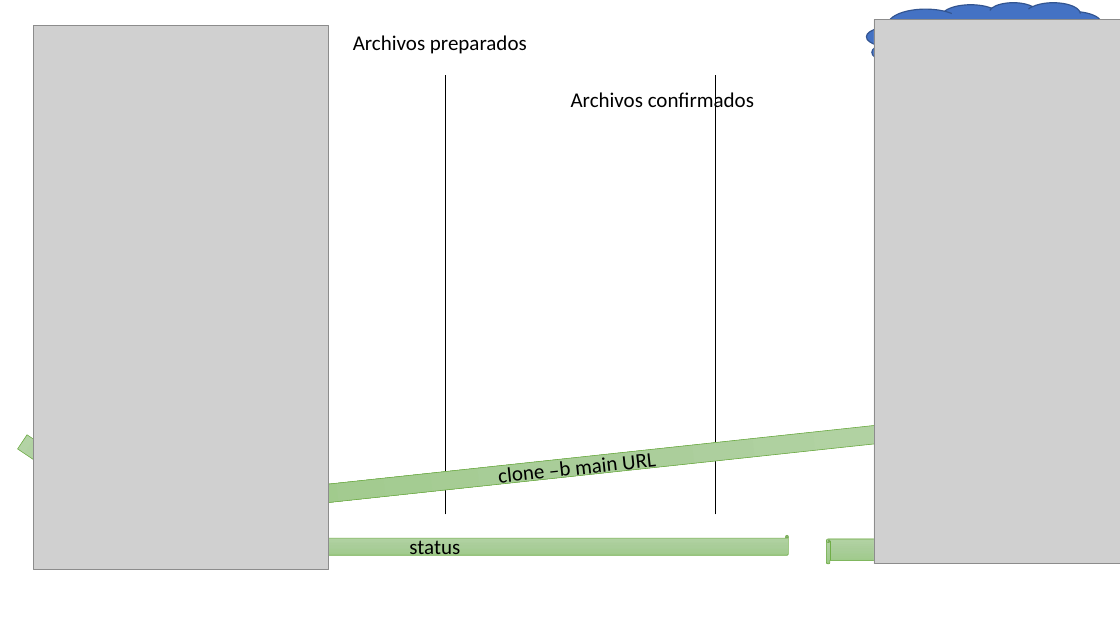
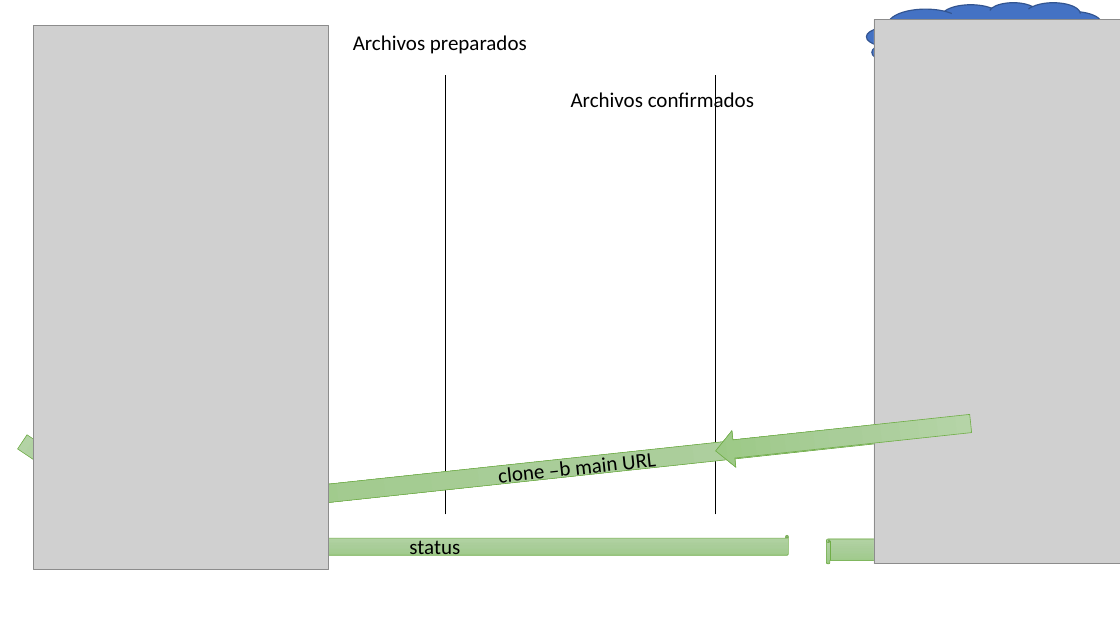
Before and after one commit to GerardoMunoz/progit2-es, a slide deck: slide 1 of jupyter-summary/imagenes.pptx. Drawn at 1120x630 pixels with LibreOffice and Linux fonts; fonts in the diff are those of the drawing; grey boxes stand for pictures; background and template pictures are left out. Boxes give left, top, right and bottom in pixels: in the first picture for what was removed or moved away, otherwise in the second. Text is boxed around its words. In the diff, an @@ line names an element or a change of style, - is before the commit and + after.

```diff
--- a/jupyter-summary/imagenes.pptx
+++ b/jupyter-summary/imagenes.pptx
@@ down arrow added at (714,405,973,469), fill gradient #B5D5A7 to #AACE9A to #9CC987, outline #70AD47 0.5 pt @@
```
Also in this commit, not shown: 5 other slides changed.
